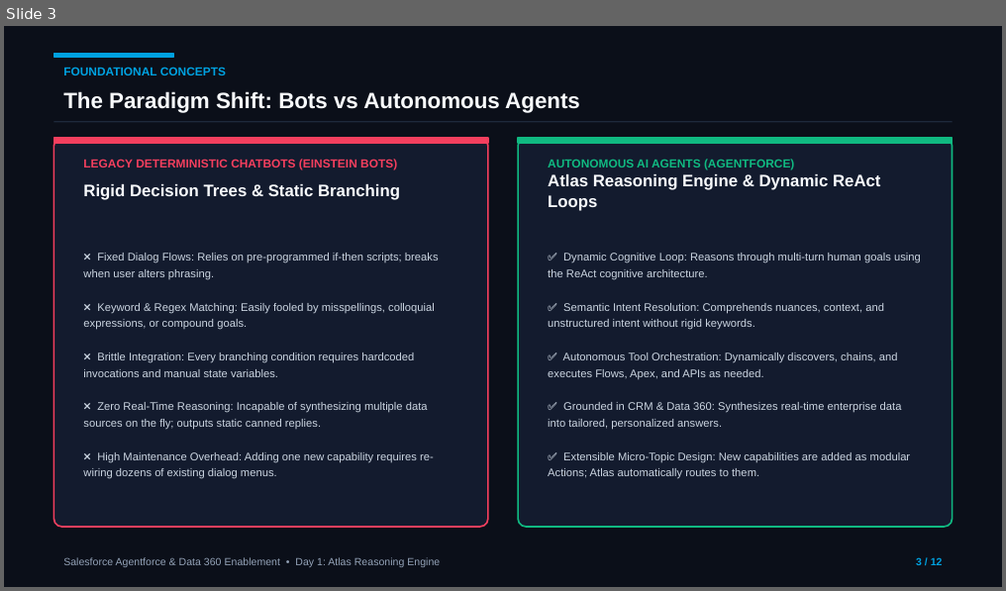
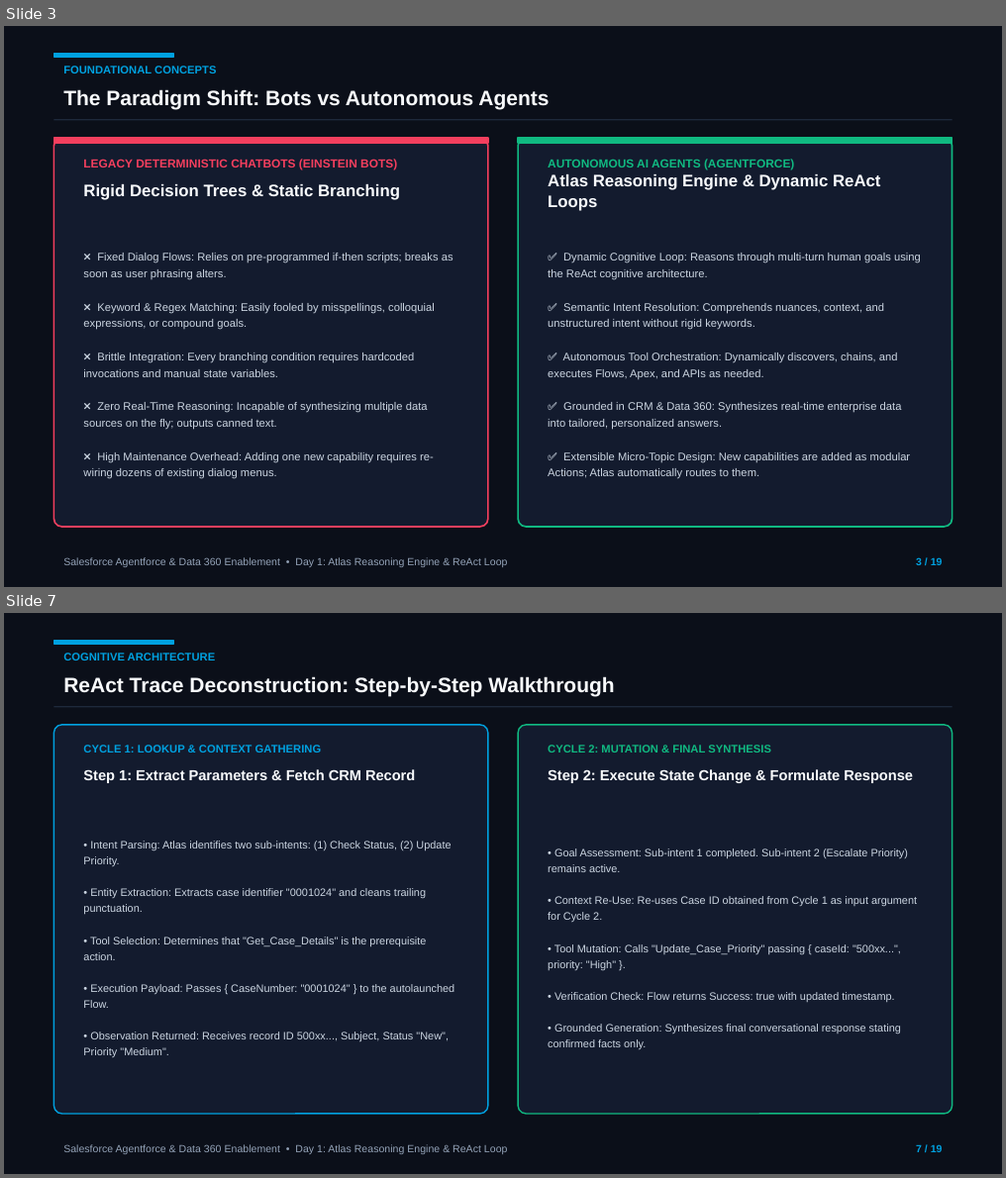
Before and after one commit to MohnishTak2725/agentforce-data360-workbench, a slide deck: Day-1-Atlas-Reasoning-Engine.pptx. Shown one above the other, each under a label of ours: slide 3 before the commit, slides 3 and 7 after it; the slides between them are not shown. The pictures are 1006x591 and 1006x1178 pixels, drawn with LibreOffice and Linux fonts; fonts in the diff are those of the drawing. Boxes give left, top, right and bottom in pixels: in the first picture for what was removed or moved away, otherwise in the second. Text is boxed around its words. In the diff, an @@ line names an element or a change of style, - is before the commit and + after.

```diff
--- a/Day-1-Atlas-Reasoning-Engine.pptx
+++ b/Day-1-Atlas-Reasoning-Engine.pptx
@@ slide 7 added at (4,613,1002,1174), background #0B0F19 @@
@@ rectangle added at (54,641,173,644), fill #00A1E0, outline #00A1E0 1 pt @@
@@ text added at (63,653,216,661), 8 pt, text #00A1E0, bold @@
+COGNITIVE ARCHITECTURE
@@ text added at (63,676,614,696), 15 pt, text #F8FAFC, bold @@
+ReAct Trace Deconstruction: Step-by-Step Walkthrough
@@ line added from (54, 707) to (952, 707), #1E293B 1 pt @@
@@ rounded rectangle added at (54,725,488,1114), fill #131B2E, outline #00A1E0 1 pt @@
@@ rounded rectangle added at (518,725,952,1114), fill #131B2E, outline #10B981 1 pt @@
@@ text added at (83,745,322,753), 8 pt, text #00A1E0, bold @@
+CYCLE 1: LOOKUP & CONTEXT GATHERING
@@ text added at (548,745,771,753), 8 pt, text #10B981, bold @@
+CYCLE 2: MUTATION & FINAL SYNTHESIS
@@ text added at (83,769,415,783), 10.5 pt, text #F8FAFC, bold @@
+Step 1: Extract Parameters & Fetch CRM Record
@@ text added at (548,769,913,783), 10.5 pt, text #F8FAFC, bold @@
+Step 2: Execute State Change & Formulate Response
@@ text added at (83,841,454,1058), 7.8 pt, text #CBD5E1 @@
+• Intent Parsing: Atlas identifies two sub-intents: (1) Check Status, (2) Update Priority.
+• Entity Extraction: Extracts case identifier "0001024" and cleans trailing punctuation.
+• Tool Selection: Determines that "Get_Case_Details" is the prerequisite action.
+• Execution Payload: Passes { CaseNumber: "0001024" } to the autolaunched Flow.
+• Observation Returned: Receives record ID 500xx..., Subject, Status "New", Priority "Medium".
@@ text added at (548,849,917,1051), 7.8 pt, text #CBD5E1 @@
+• Goal Assessment: Sub-intent 1 completed. Sub-intent 2 (Escalate Priority) remains active.
+• Context Re-Use: Re-uses Case ID obtained from Cycle 1 as input argument for Cycle 2.
+• Tool Mutation: Calls "Update_Case_Priority" passing { caseId: "500xx...", priority: "High" }.
+• Verification Check: Flow returns Success: true with updated timestamp.
+• Grounded Generation: Synthesizes final conversational response stating confirmed facts only.
@@ text added at (63,1145,507,1155), 7.5 pt, text #94A3B8 @@
+Salesforce Agentforce & Data 360 Enablement • Day 1: Atlas Reasoning Engine & ReAct Loop
@@ text added at (916,1145,943,1153), 7.5 pt, text #00A1E0, bold @@
+7 / 19
@@ slide 3 changed as well @@
@@ text "FOUNDATIONAL CONCEPTS" at (63,66,216,74): size 8.5 to 8 pt @@
@@ text "The Paradigm Shift: Bots vs ..." at (63,89,548,109): size 16 to 15 pt @@
@@ text at (83,253,453,279): text changed @@
-❌ Fixed Dialog Flows: Relies on pre-programmed if-then scripts; breaks when user alters phrasing.
+❌ Fixed Dialog Flows: Relies on pre-programmed if-then scripts; breaks as soon as user phrasing alters.
@@ text at (83,402,428,429): text changed @@
-❌ Zero Real-Time Reasoning: Incapable of synthesizing multiple data sources on the fly; outputs static canned replies.
+❌ Zero Real-Time Reasoning: Incapable of synthesizing multiple data sources on the fly; outputs canned text.
@@ text at (63,558,507,568): text changed @@
-Salesforce Agentforce & Data 360 Enablement • Day 1: Atlas Reasoning Engine
+Salesforce Agentforce & Data 360 Enablement • Day 1: Atlas Reasoning Engine & ReAct Loop
```
Also in this commit, not shown: 11 other slides changed, 6 other slides added.
